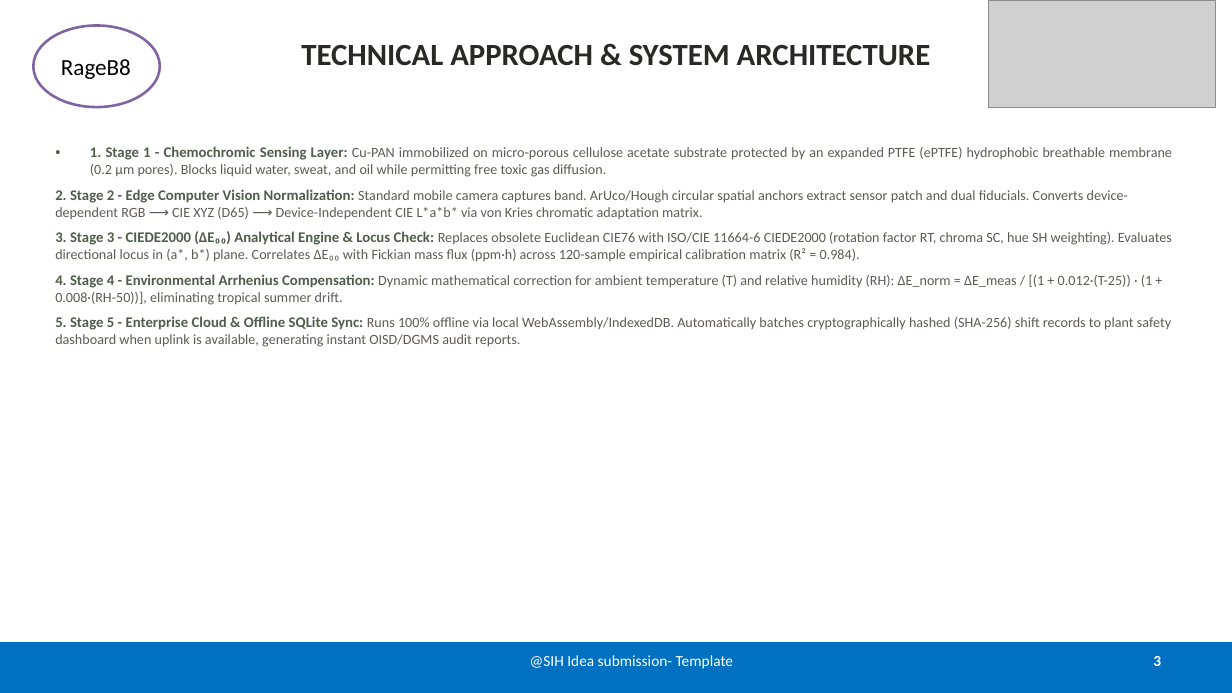
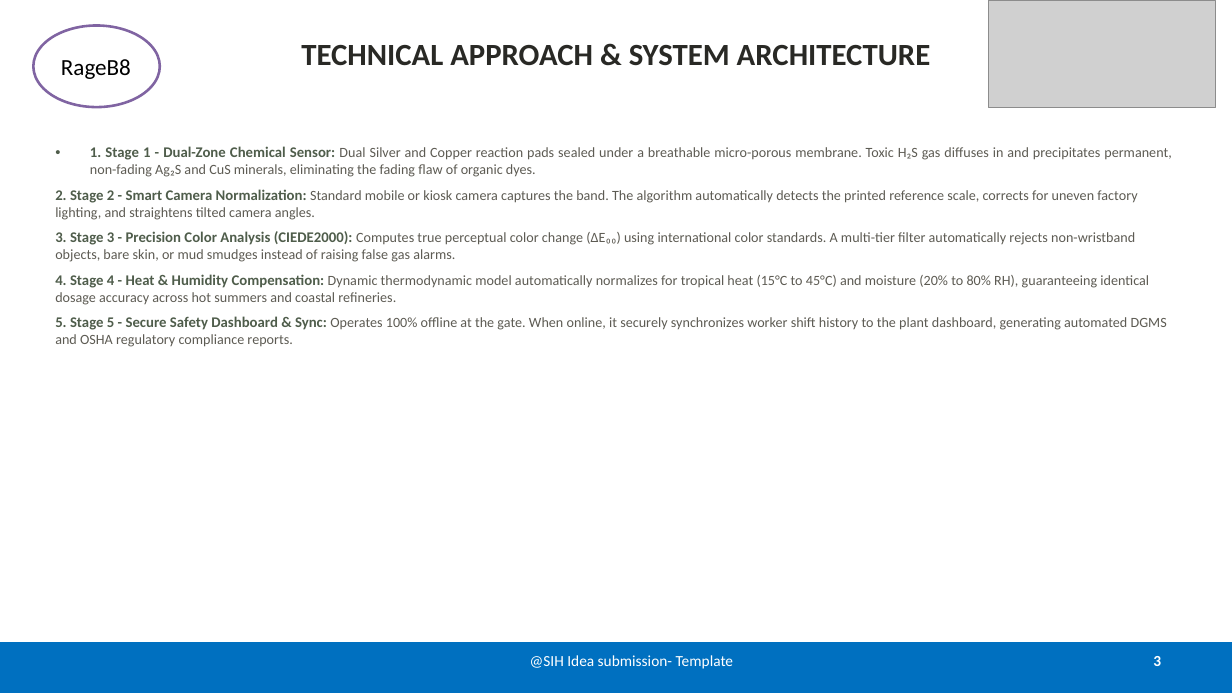
Before and after one commit to Reya-Doshi/118, a slide deck: slide 3 of RageB8_SIH_2026_Submission.pptx. Drawn at 1232x693 pixels with LibreOffice and Linux fonts; fonts in the diff are those of the drawing; grey boxes stand for pictures. Boxes give left, top, right and bottom in pixels: in the first picture for what was removed or moved away, otherwise in the second. Text is boxed around its words. In the diff, an @@ line names an element or a change of style, - is before the commit and + after.

Commit message:
feat(landing): update SARVAS Hardware Anatomy image with transparent faceplate & dual-zone layout

```diff
--- a/RageB8_SIH_2026_Submission.pptx
+++ b/RageB8_SIH_2026_Submission.pptx
@@ text at box(55, 146, 1171, 347): text changed @@
-• 1. Stage 1 - Chemochromic Sensing Layer: Cu-PAN immobilized on micro-porous cellulose acetate substrate protected by an expanded PTFE (ePTFE) hydrophobic breathable membrane (0.2 μm pores). Blocks liquid water, sweat, and oil while permitting free toxic gas diffusion.
-2. Stage 2 - Edge Computer Vision Normalization: Standard mobile camera captures band. ArUco/Hough circular spatial anchors extract sensor patch and dual fiducials. Converts device-dependent RGB ⟶ CIE XYZ (D65) ⟶ Device-Independent CIE L*a*b* via von Kries chromatic adaptation matrix.
-3. Stage 3 - CIEDE2000 (ΔE₀₀) Analytical Engine & Locus Check: Replaces obsolete Euclidean CIE76 with ISO/CIE 11664-6 CIEDE2000 (rotation factor RT, chroma SC, hue SH weighting). Evaluates directional locus in (a*, b*) plane. Correlates ΔE₀₀ with Fickian mass flux (ppm·h) across 120-sample empirical calibration matrix (R² = 0.984).
-4. Stage 4 - Environmental Arrhenius Compensation: Dynamic mathematical correction for ambient temperature (T) and relative humidity (RH): ΔE_norm = ΔE_meas / [(1 + 0.012·(T-25)) · (1 + 0.008·(RH-50))], eliminating tropical summer drift.
-5. Stage 5 - Enterprise Cloud & Offline SQLite Sync: Runs 100% offline via local WebAssembly/IndexedDB. Automatically batches cryptographically hashed (SHA-256) shift records to plant safety dashboard when uplink is available, generating instant OISD/DGMS audit reports.
+• 1. Stage 1 - Dual-Zone Chemical Sensor: Dual Silver and Copper reaction pads sealed under a breathable micro-porous membrane. Toxic H₂S gas diffuses in and precipitates permanent, non-fading Ag₂S and CuS minerals, eliminating the fading flaw of organic dyes.
+2. Stage 2 - Smart Camera Normalization: Standard mobile or kiosk camera captures the band. The algorithm automatically detects the printed reference scale, corrects for uneven factory lighting, and straightens tilted camera angles.
+3. Stage 3 - Precision Color Analysis (CIEDE2000): Computes true perceptual color change (ΔE₀₀) using international color standards. A multi-tier filter automatically rejects non-wristband objects, bare skin, or mud smudges instead of raising false gas alarms.
+4. Stage 4 - Heat & Humidity Compensation: Dynamic thermodynamic model automatically normalizes for tropical heat (15°C to 45°C) and moisture (20% to 80% RH), guaranteeing identical dosage accuracy across hot summers and coastal refineries.
+5. Stage 5 - Secure Safety Dashboard & Sync: Operates 100% offline at the gate. When online, it securely synchronizes worker shift history to the plant dashboard, generating automated DGMS and OSHA regulatory compliance reports.
```
Also in this commit, not shown: 4 other slides changed, 2 other files.
